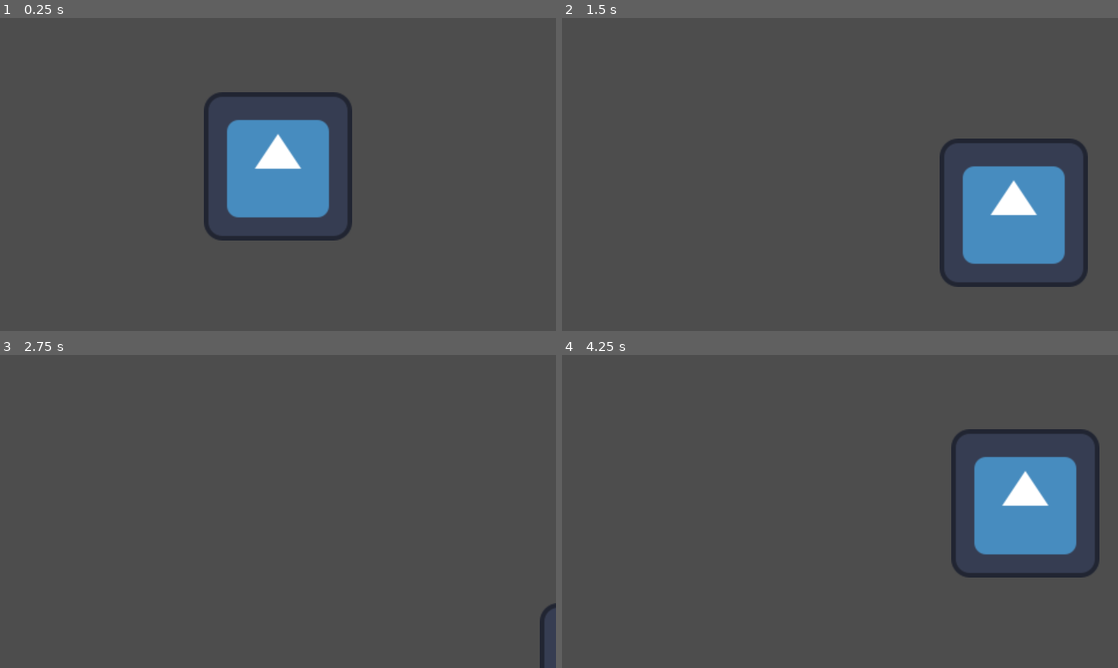
Above: before the commit, frames 1-4 (two rows, left to right).
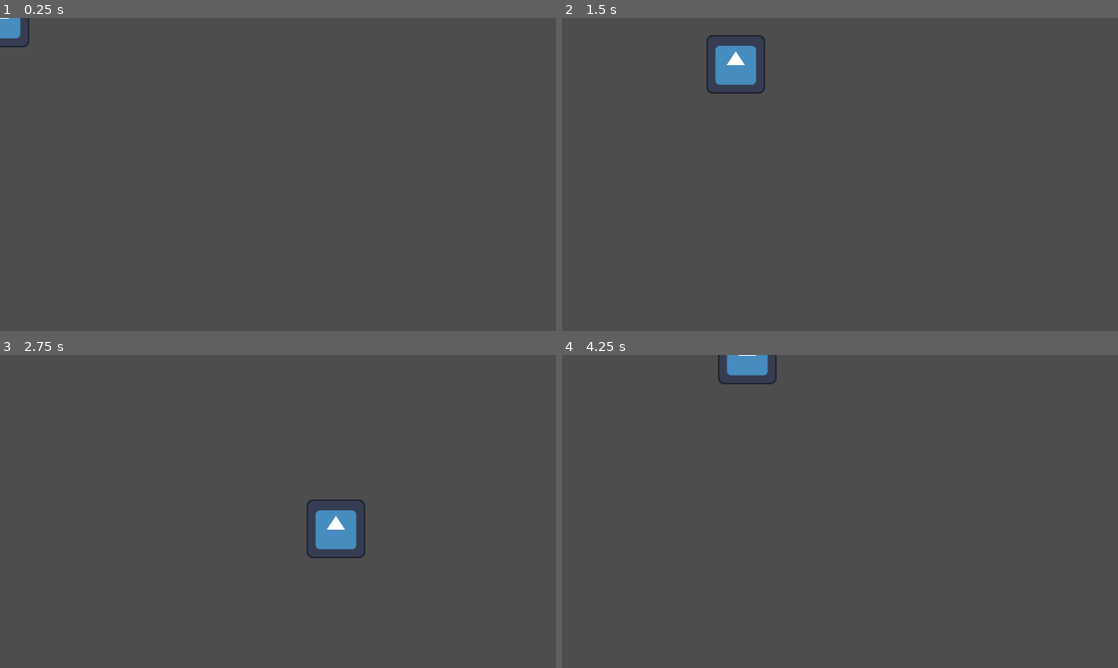
Above: after the commit, the same moments.

Repository: felipesouzx/SneakyPeeky
Game: Godot game, scene res://mob/Player.tscn
Same seed, same stepped clock (60 frames per second), same inputs: the game is played once before the commit and once after it. This scene is started directly instead of the project's main scene. The engine's default icon, where the game draws it, is replaced by a stand-in: a white triangle on a blue panel in a dark square.
Inputs:
- Up to frame 1 (0.25 s): no input
- Up to frame 2 (1.5 s): tap Enter at 0.5 s; hold Right (ui_right) 0.53-1.28 s; hold Down (ui_down) from 1.28 s (still down)
- Up to frame 3 (2.75 s): release Down (ui_down) at 2.03 s; hold Right (ui_right) from 2.03 s (still down)
- Up to frame 4 (4.25 s): release Right (ui_right) at 2.78 s; hold Up (ui_up) 2.78-3.53 s; hold Left (ui_left) from 3.53 s (still down)

The runs differ from the first frame. In frame 1, 7.6% of the frame differs, in the area x 0-64%, y 0-72%; in frame 2, 8.5%, in the area x 25-95%, y 5-86%; in frame 3, 1.3%; in frame 4, 7.9%.

Commit message:
guarda add

Diff:
--- /dev/null
+++ b/mob/Guarda.gd
@@ -0,0 +1,13 @@
+extends CharacterBody2D
+
+
+const SPEED =200
+var waypoint: Vector2
+var ponto_ir: Vector2 = $Marker2D.global_position
+var current_position: vector =
+func _physics_process(delta):
+	while CharacterBody2D.glbal_position != pontoir:
+		velocity.x -= speed
+
+
+	move_and_slide()
--- /dev/null
+++ b/mob/Guarda.tscn
@@ -0,0 +1,17 @@
+[gd_scene load_steps=3 format=3 uid="uid://idmr41bb5412"]
+
+[ext_resource type="Script" path="res://mob/Guarda.gd" id="1_noblu"]
+[ext_resource type="Texture2D" uid="uid://6ra57mfyk0tl" path="res://icon.svg" id="2_m88q7"]
+
+[node name="Guarda" type="CharacterBody2D"]
+position = Vector2(112, 64)
+script = ExtResource("1_noblu")
+
+[node name="Sprite2D" type="Sprite2D" parent="."]
+modulate = Color(1, 0.126429, 0.167758, 1)
+scale = Vector2(0.2, 0.2)
+texture = ExtResource("2_m88q7")
+
+[node name="Marker2D" type="Marker2D" parent="."]
+position = Vector2(-96, 0)
+gizmo_extents = 0.0
--- a/mob/Player.tscn
+++ b/mob/Player.tscn
@@ -7,6 +7,6 @@
 script = ExtResource("1_61s24")
 
 [node name="Sprite2D" type="Sprite2D" parent="."]
-position = Vector2(120, 64)
-scale = Vector2(0.5, 0.5)
+position = Vector2(7.62939e-06, 3.8147e-06)
+scale = Vector2(0.2, 0.2)
 texture = ExtResource("2_ni1rt")
--- a/mob/player_script.gd
+++ b/mob/player_script.gd
@@ -7,5 +7,4 @@
 	velocity = direction * speed
 	print(direction)
 
-
 	move_and_slide()
